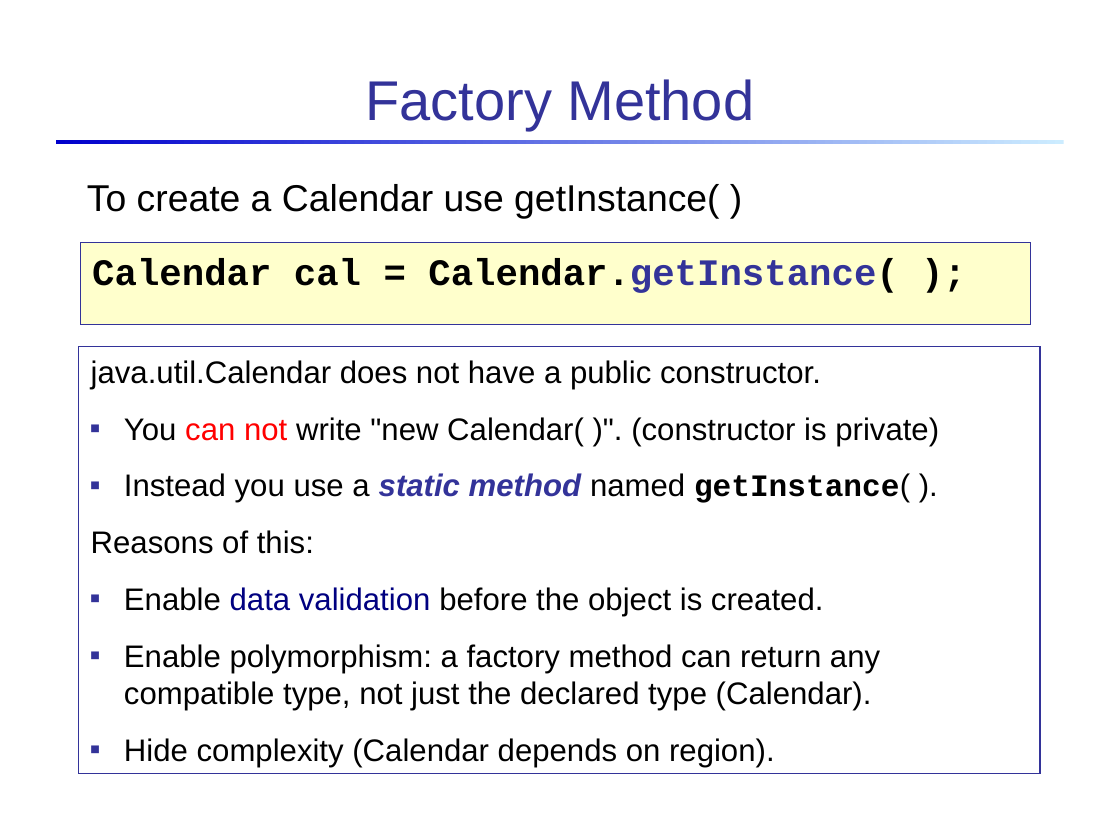
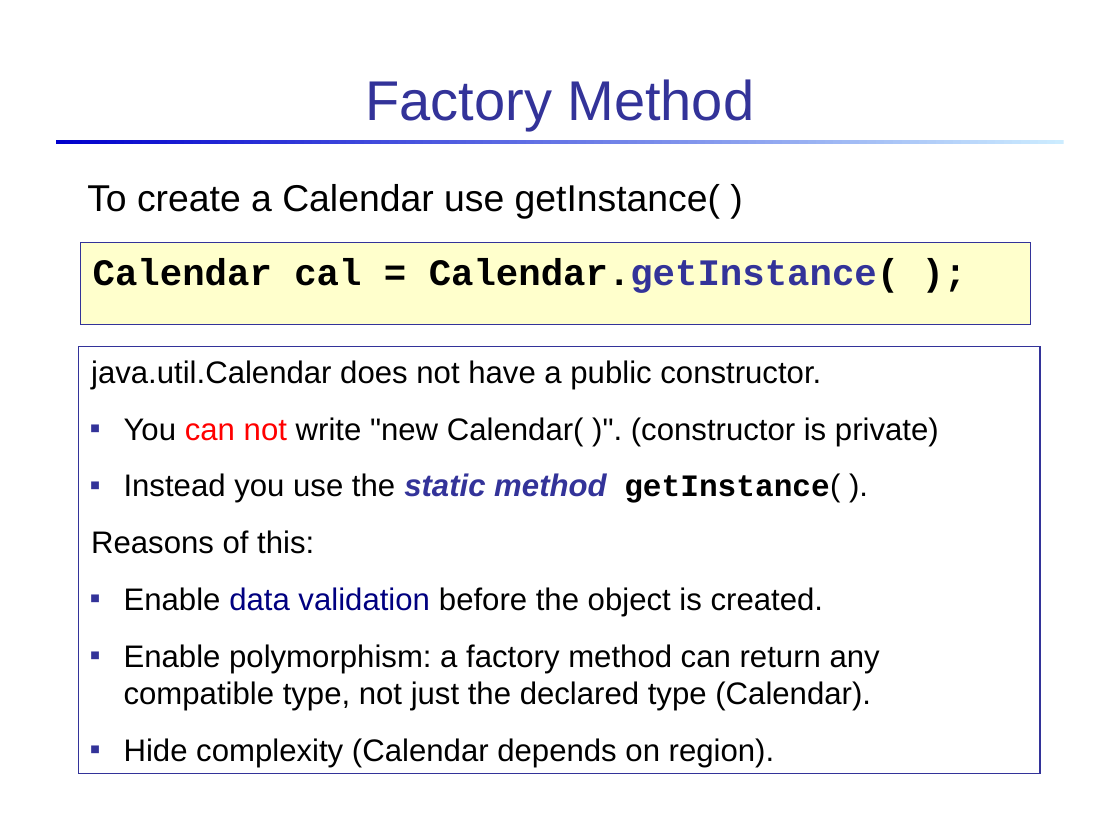
Before and after one commit to skeoop/skeoop.github.io, a slide deck: slide 21 of week1/3a-Introduction-to-Objects.ppt (slide 17 before the commit). Drawn at 1120x840 pixels with LibreOffice and Linux fonts; fonts in the diff are those of the drawing. Boxes give left, top, right and bottom in pixels: in the first picture for what was removed or moved away, otherwise in the second. Text is boxed around its words. In the diff, an @@ line names an element or a change of style, - is before the commit and + after.

```diff
--- a/week1/3a-Introduction-to-Objects.ppt
+++ b/week1/3a-Introduction-to-Objects.ppt
@@ text in rectangle at (x1=91, y1=360, x2=939, y2=767): indent changed @@
@@ text in rectangle at (x1=124, y1=473, x2=840, y2=503): text changed @@
-▪ Instead you use a static method named getInstance( ).
+▪ Instead you use the static method getInstance( ).
```
Also in this commit, not shown: 9 other slides changed, 4 slides added, 2 slides removed, 8 other files.
